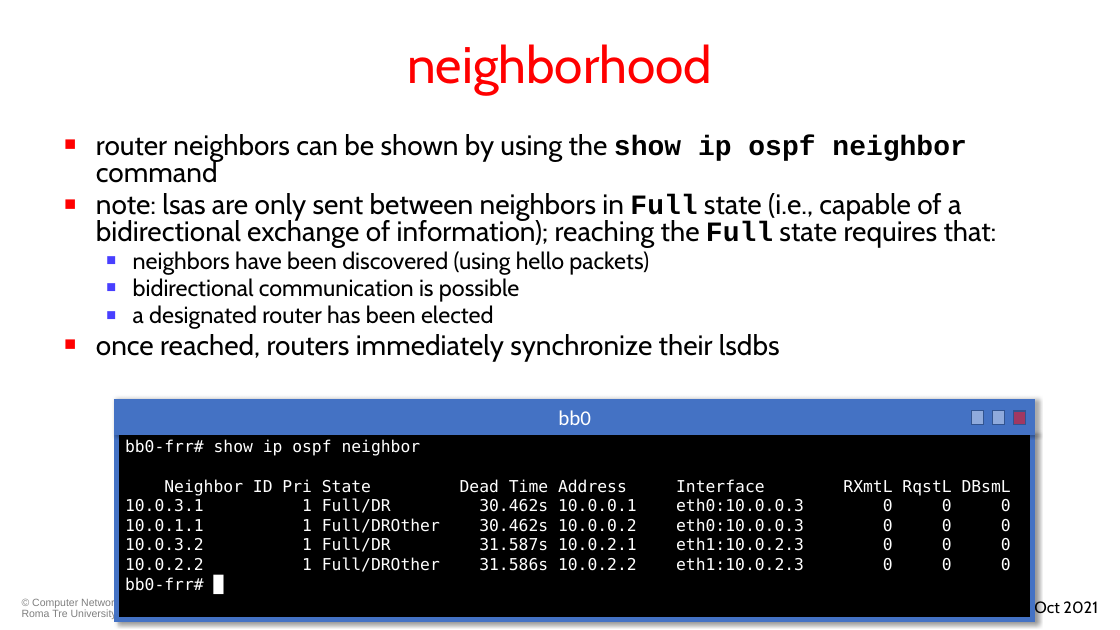
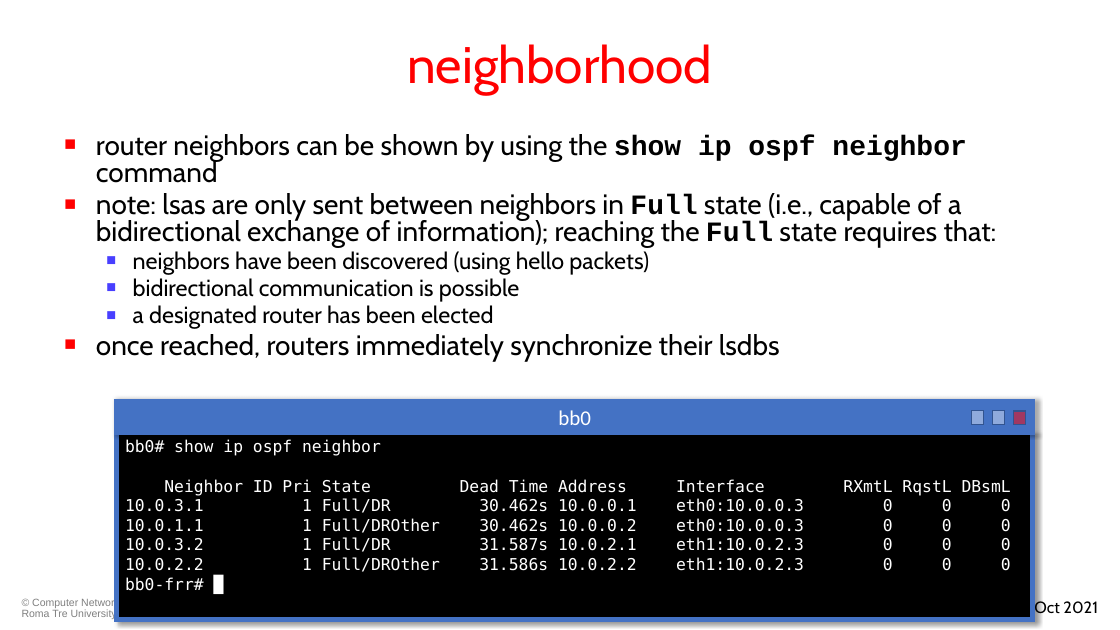
Before and after one commit to KatharaFramework/Kathara-Labs, a slide deck: slide 35 of main-labs/intradomain-routing/frr/ospf/020-kathara-lab_ospf.pptx. Drawn at 1120x630 pixels with LibreOffice and Linux fonts; fonts in the diff are those of the drawing; background and template pictures are left out. Boxes give left, top, right and bottom in pixels: in the first picture for what was removed or moved away, otherwise in the second. Text is boxed around its words. In the diff, an @@ line names an element or a change of style, - is before the commit and + after.

Commit message:
Small changes to ospf

```diff
--- a/main-labs/intradomain-routing/frr/ospf/020-kathara-lab_ospf.pptx
+++ b/main-labs/intradomain-routing/frr/ospf/020-kathara-lab_ospf.pptx
@@ text in rectangle at <box>125,439,381,456</box>: text changed @@
-bb0-frr# show ip ospf neighbor
+bb0# show ip ospf neighbor
```
Also in this commit, not shown: 15 other slides changed, 1 other file.
